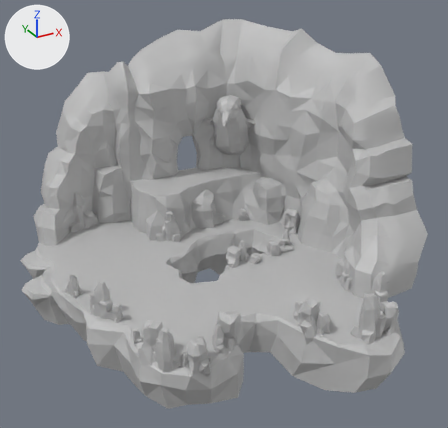
An edit to the FBX model A_typical_Game/Assets/Models/Final Models/level1Base.fbx, drawn before and after from the same camera.
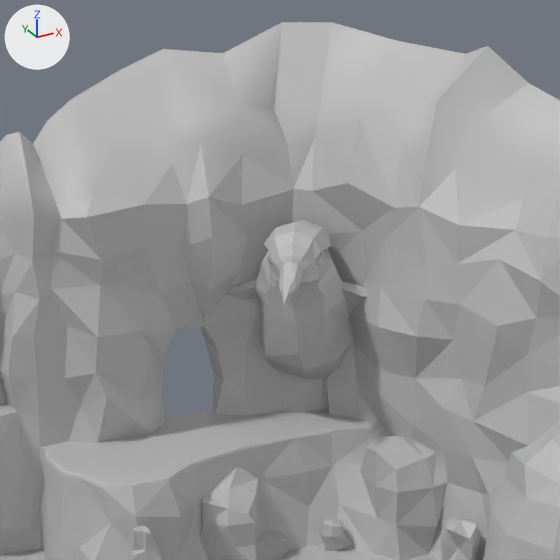
Each version is shown whole from a camera (50 mm lens) standing at (-14.0, -36.1, 18.4) and looking at (2.3, -6.3, 3.5), then close up on the part from 26% to 73% of the width and 3% to 52% of the height. Arrows for +X, +Y and +Z are at upper left; the lights stay in place. Where no turn or scale is listed for an object, it has been applied to the vertices. Vertices at the same position are counted once.

Names of what the first close-up shows: 'levelOneBase'.
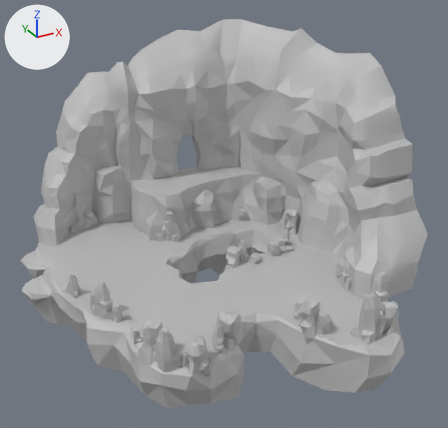
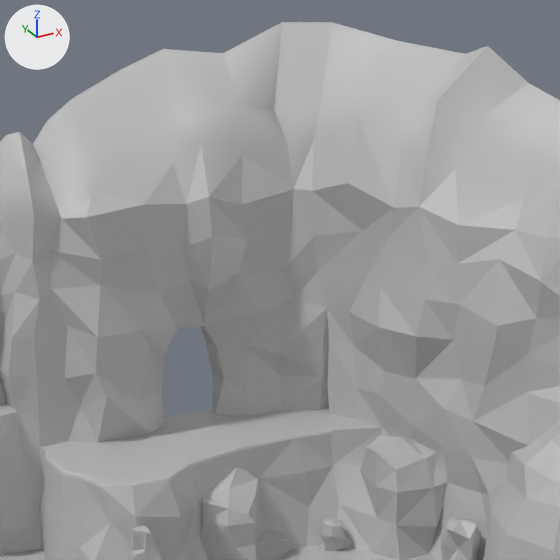
Location of each change, [x1, y1, x2, y2] in pixels of the close-ups (560 x 560 px):
part 1 of me_mesh, deleted: before [225, 220, 367, 379]

Diff of the bpy script that builds the scene:
```diff
--- a/A_typical_Game/Assets/Models/Final Models/level1Base.fbx.py
+++ b/A_typical_Game/Assets/Models/Final Models/level1Base.fbx.py
@@ me_mesh @@
 me_mesh.from_pydata(...)  # 2834 vertices, 4794 faces; spans x -9.2..13.5, y -17.9..6.9, z -3.5..13.4
 # used by ob_levelonebase; location = (0.0, 0.0, 0.0)
+# me_mesh part 1: the loose piece of 249 vertices spanning x 5.4..9.2, y -0.7..3.6, z 3.7..8.6 is deleted
 me_mesh.materials.append(mat_lambert1)
```
